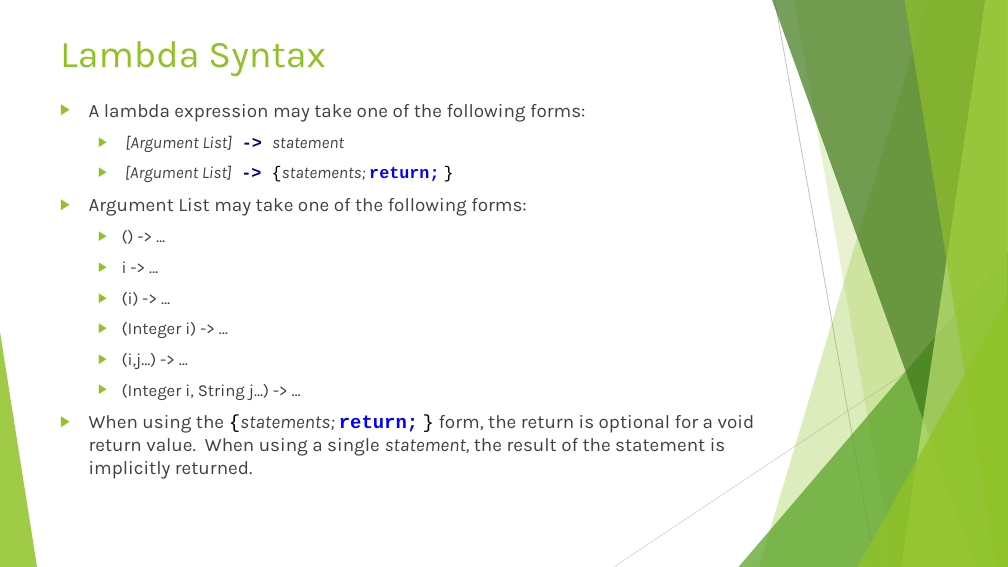
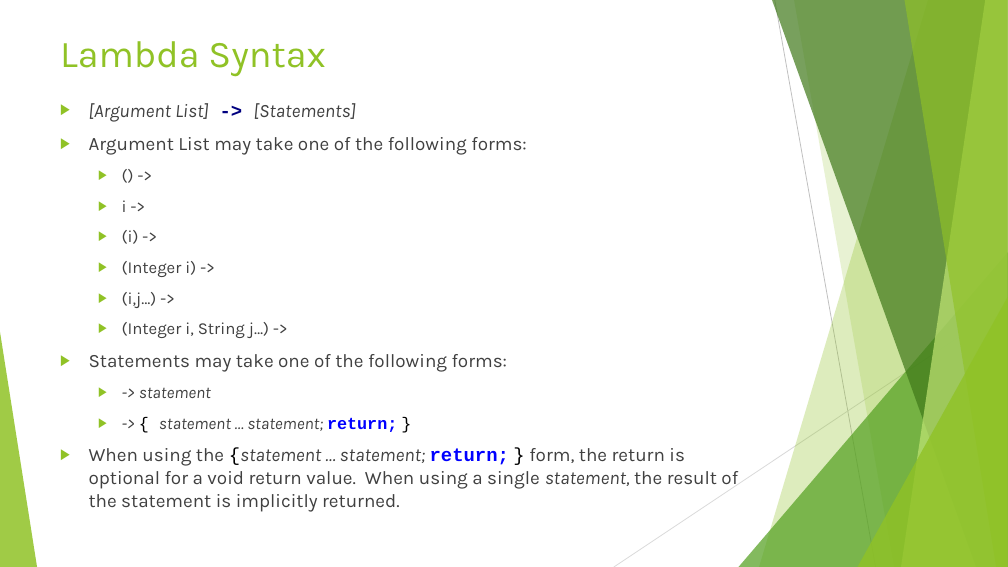
Before and after one commit to RichardRoda/2017-CodePaLOUsa-Lambda, a slide deck: slide 5 of Learning to Love the Lambda in the Stream.pptx. Drawn at 1008x567 pixels with LibreOffice and Linux fonts; fonts in the diff are those of the drawing. Boxes give left, top, right and bottom in pixels: in the first picture for what was removed or moved away, otherwise in the second. Text is boxed around its words. In the diff, an @@ line names an element or a change of style, - is before the commit and + after.

```diff
--- a/Learning to Love the Lambda in the Stream.pptx
+++ b/Learning to Love the Lambda in the Stream.pptx
@@ text at box(89, 103, 356, 122): text changed; size 16 to 18 pt; italic on @@
-▶ A lambda expression may take one of the following forms:
-  ▶ [Argument List] -> statement
-  ▶ [Argument List] -> {statements; return; }
+▶ [Argument List] -> [Statements]
@@ text at box(89, 200, 738, 512): text changed @@
-  ▶ () -> …
-  ▶ i -> …
-  ▶ (i) -> …
-  ▶ (Integer i) -> …
-  ▶ (i,j…) -> …
-  ▶ (Integer i, String j…) -> …
-▶ When using the {statements; return; } form, the return is optional for a void return value. When using a single statement, the result of the statement is implicitly returned.
+  ▶ () ->
+  ▶ i ->
+  ▶ (i) ->
+  ▶ (Integer i) ->
+  ▶ (i,j…) ->
+  ▶ (Integer i, String j…) ->
+▶ Statements may take one of the following forms:
+  ▶ -> statement
+  ▶ -> { statement … statement; return; }
+▶ When using the {statement … statement; return; } form, the return is optional for a void return value. When using a single statement, the result of the statement is implicitly returned.
```
Also in this commit, not shown: 11 other slides changed, 8 slides added, 1 other file.
